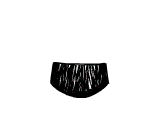
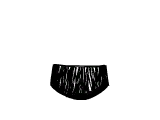
Two versions of the same layered image (160×120). Layer-by-layer changes:
painted on "Layer" over [50, 62, 110, 100]
